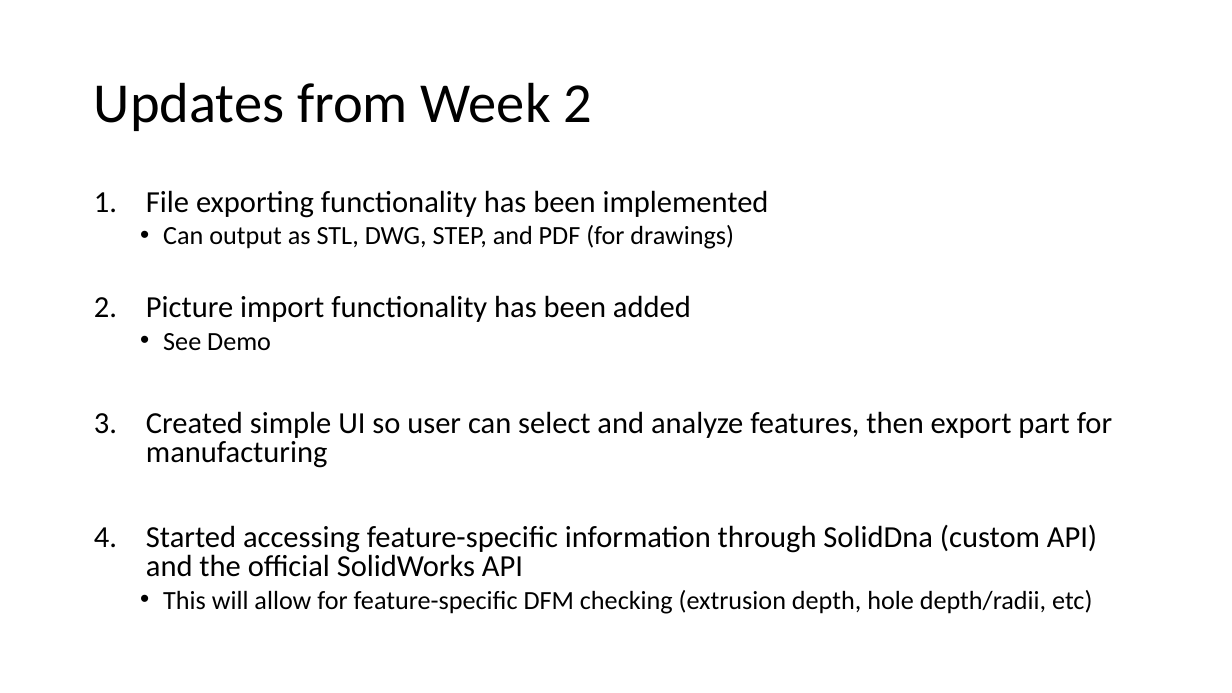
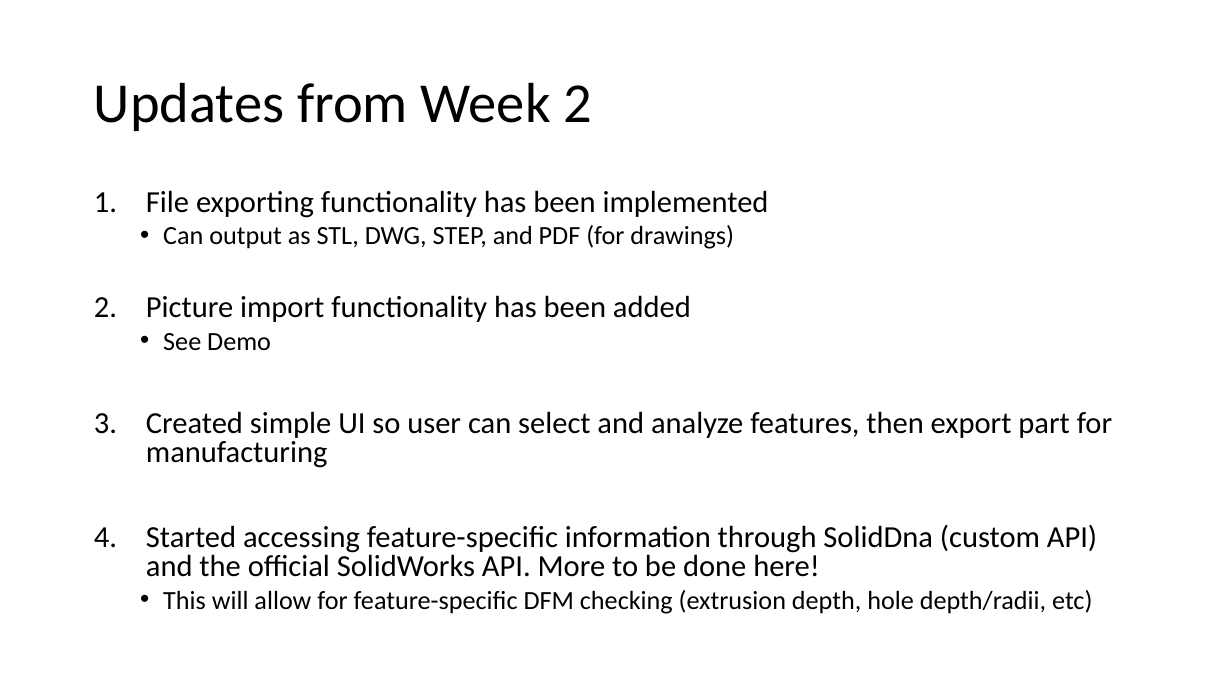
Before and after one commit to amarellapudi/Solidworks-DFM-PlugIn, a slide deck: slide 2 of Weekly Updates/Week2.pptx. Drawn at 1232x693 pixels with LibreOffice and Linux fonts; fonts in the diff are those of the drawing. Boxes give left, top, right and bottom in pixels: in the first picture for what was removed or moved away, otherwise in the second. Text is boxed around its words. In the diff, an @@ line names an element or a change of style, - is before the commit and + after.

Commit message:
Updated Week 2 PPT

```diff
--- a/Weekly Updates/Week2.pptx
+++ b/Weekly Updates/Week2.pptx
@@ text at (146,525,1097,577): text changed @@
-4. Started accessing feature-specific information through SolidDna (custom API) and the official SolidWorks API
+4. Started accessing feature-specific information through SolidDna (custom API) and the official SolidWorks API. More to be done here!
```
Also in this commit, not shown: 1 other slide changed.
